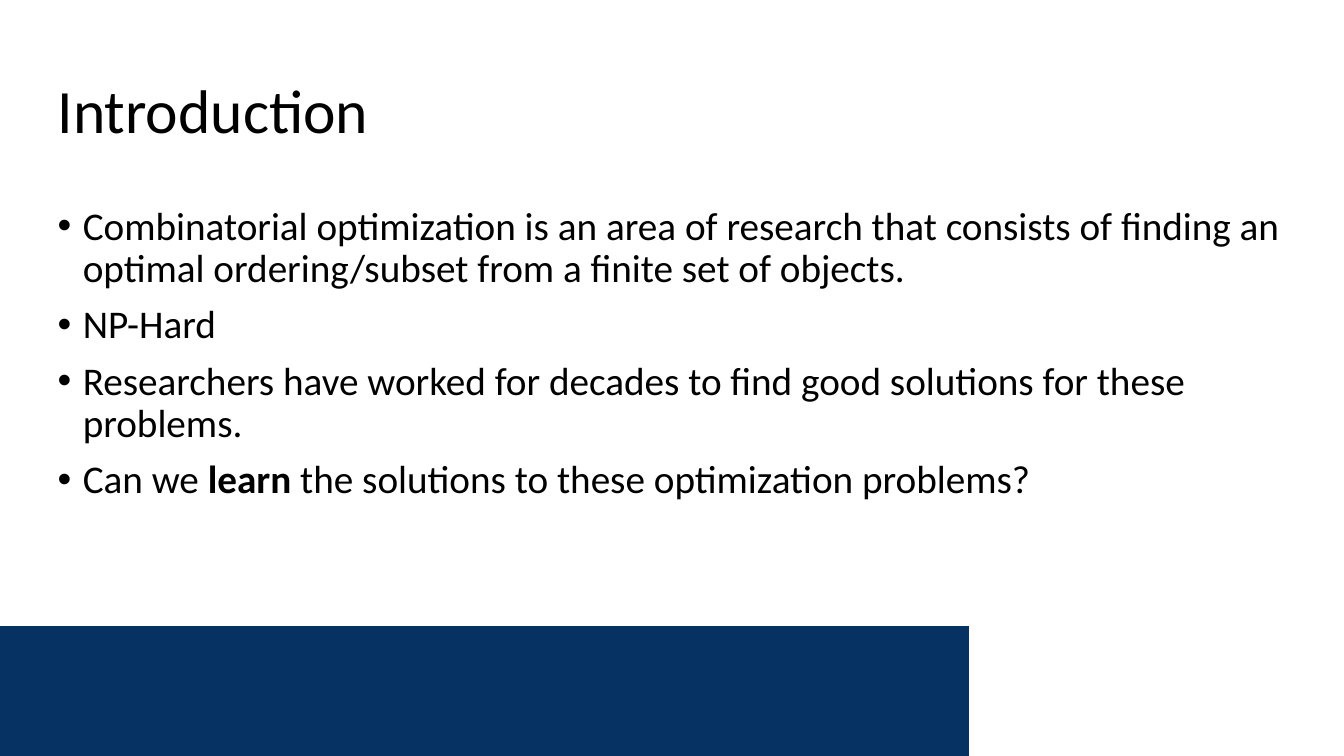
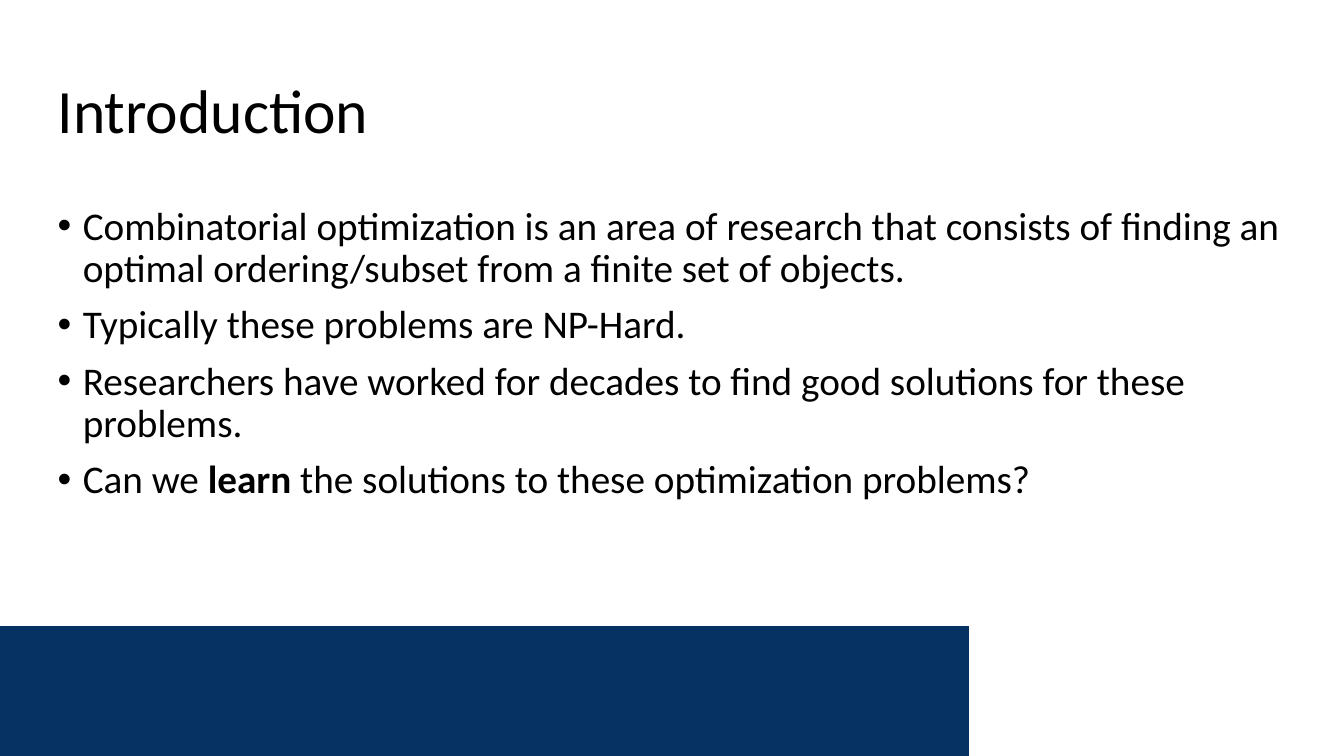
Before and after one commit to sabeer-code/Learning-shortest-path-tours-to-all-pubs-in-UK, a slide deck: slide 2 of Presentation/Interview Presentation.pptx. Drawn at 1344x756 pixels with LibreOffice and Linux fonts; fonts in the diff are those of the drawing; background and template pictures are left out. Boxes give left, top, right and bottom in pixels: in the first picture for what was removed or moved away, otherwise in the second. Text is boxed around its words. In the diff, an @@ line names an element or a change of style, - is before the commit and + after.

```diff
--- a/Presentation/Interview Presentation.pptx
+++ b/Presentation/Interview Presentation.pptx
@@ text at (83, 310, 686, 345): text changed @@
-• NP-Hard
+• Typically these problems are NP-Hard.
```
Also in this commit, not shown: 4 other slides changed, 1 slide added.
